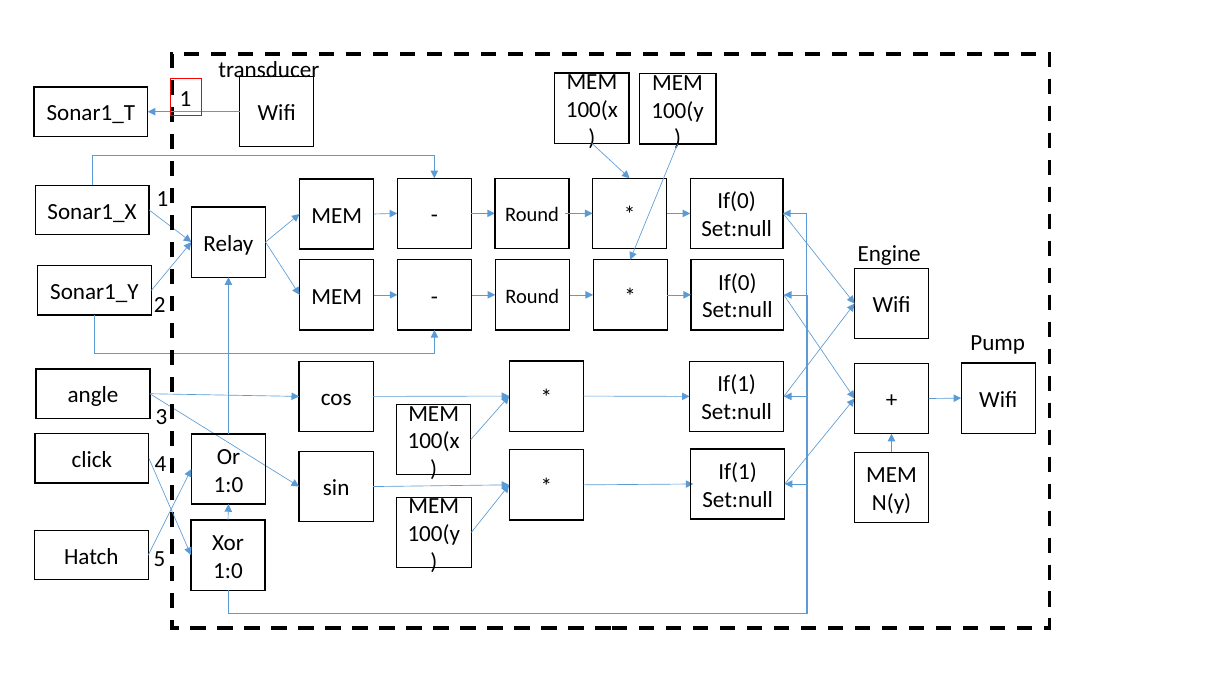
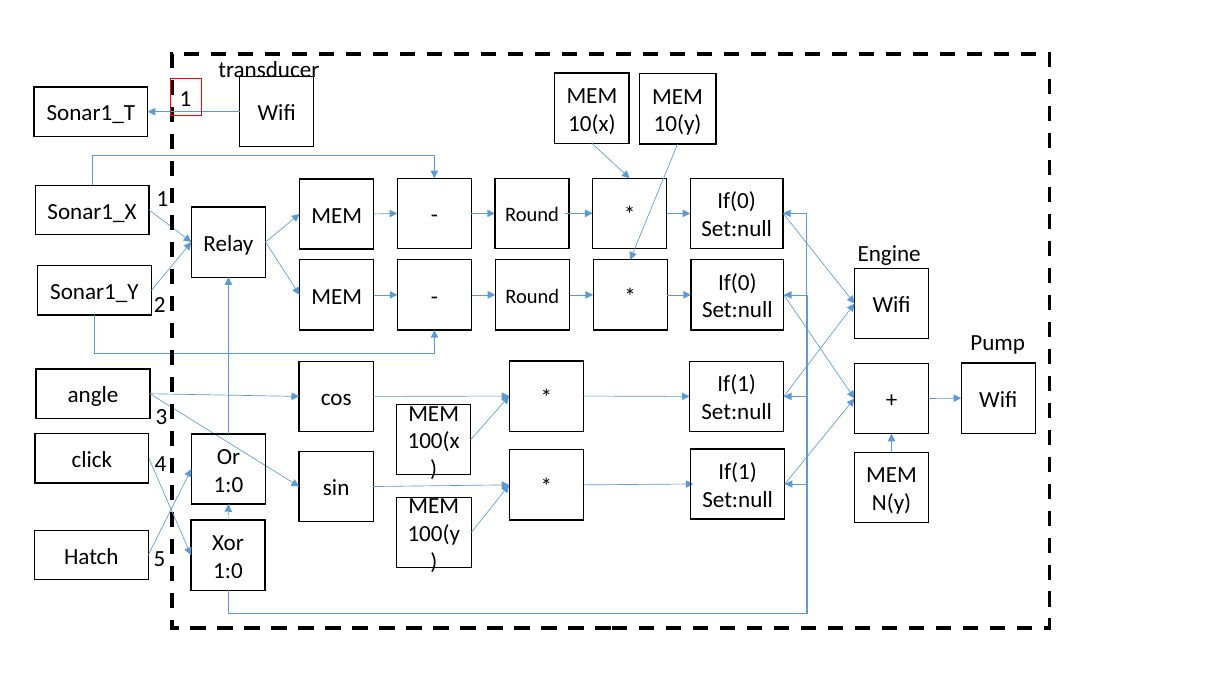
Before and after one commit to panhao4812/GameTools, a slide deck: slide 7 of BaroAngEditor/BaroAngEditor/mods/Lines.pptx. Drawn at 1232x693 pixels with LibreOffice and Linux fonts; fonts in the diff are those of the drawing. Boxes give left, top, right and bottom in pixels: in the first picture for what was removed or moved away, otherwise in the second. Text is boxed around its words. In the diff, an @@ line names an element or a change of style, - is before the commit and + after.

Commit message:
update

```diff
--- a/BaroAngEditor/BaroAngEditor/mods/Lines.pptx
+++ b/BaroAngEditor/BaroAngEditor/mods/Lines.pptx
@@ text in rectangle at (x1=568, y1=114, x2=615, y2=134): text changed @@
-100(x)
+10(x)
@@ text in rectangle at (x1=654, y1=114, x2=702, y2=135): text changed @@
-100(y)
+10(y)
```
Also in this commit, not shown: 1 other slide changed.
